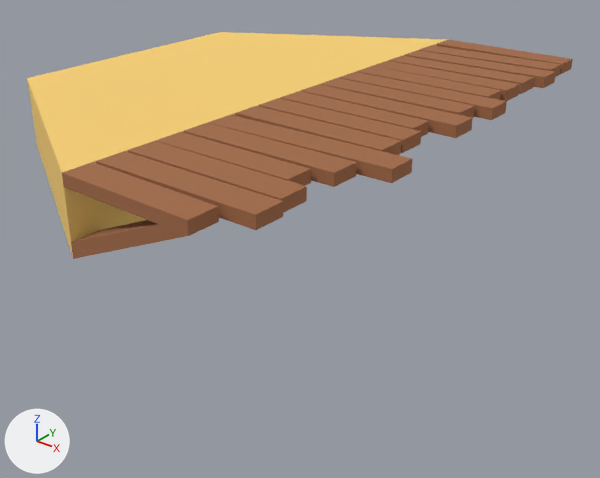
What one commit did to the FBX model Assets/GarbageKing/Art/Locations/TestGeksLocs/desertPort.fbx.
Both versions are drawn from a 50 mm camera at (3.47, -4.37, 2.07) aimed at (0.12, -0.17, -0.54). Lighting does not change. The marker at lower left points along +X, +Y and +Z. Where no turn or scale is listed for an object, it has been applied to the vertices.
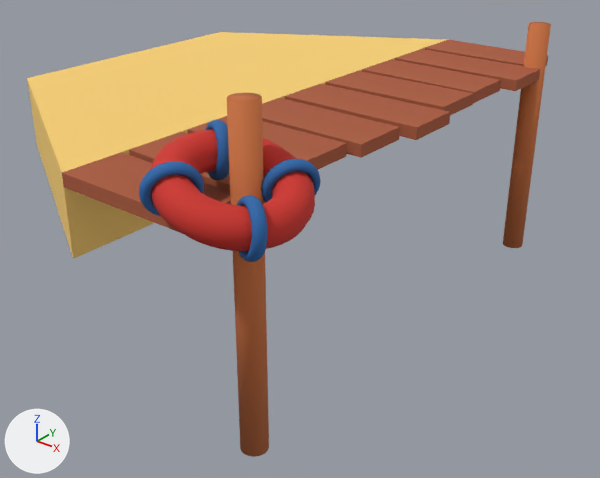
Location of each change, [x1, y1, x2, y2] in pixels of the pictures (600 x 478 px; the box of a moved part takes in the faces that stretch with it):
'Cube', reshaped
    before: [62, 40, 573, 236]
    after: [62, 40, 548, 233]
'Cylinder.001', added (brown)
    after: [227, 22, 551, 457]
'Torus.001', added (red)
    after: [149, 130, 315, 251]
'Torus.003', added (blue)
    after: [139, 120, 321, 262]
'Cube.001', deleted (brown)
    before: [71, 220, 187, 259]
part 1 of me_cube_001, moved or reshaped
    before: [235, 106, 401, 155]
    after: [187, 116, 347, 170]
part 2 of me_cube_001, moved or reshaped
    before: [183, 123, 357, 187]
    after: [262, 98, 400, 158]
part 3 of me_cube_001, moved or reshaped
    before: [339, 72, 507, 120]
    after: [325, 71, 474, 115]
part 4 of me_cube_001, moved or reshaped
    before: [373, 61, 520, 101]
    after: [362, 59, 501, 103]
part 5 of me_cube_001, moved or reshaped
    before: [357, 66, 502, 100]
    after: [395, 49, 540, 91]
part 6 of me_cube_001, deleted (brown)
    before: [208, 115, 413, 183]
part 7 of me_cube_001, deleted (brown)
    before: [301, 84, 473, 138]
part 8 of me_cube_001, deleted (brown)
    before: [388, 55, 534, 94]
part 9 of me_cube_001, deleted (brown)
    before: [258, 98, 421, 153]
part 10 of me_cube_001, deleted (brown)
    before: [404, 50, 556, 88]
part 11 of me_cube_001, cut back
    before: [62, 40, 573, 236]
    after: [62, 40, 548, 204]
part 12 of me_cube_001, surface changed
    both: [62, 173, 180, 233]

The change in detail:
Material 'Material.001' (mat_material_001) is new.
Its texture is img_atlas_jpg.
Its roughness is 0.839.
me_cube_001 is used by ob_cube; location (0.0, 0.0, 0.0).
me_cube_001 had 144 vertices, 108 faces and spanned x 0.0..1.3, y -2.01..2.0, z 0.42..0.5.
me_cube_001 now has 72 vertices, 54 faces and spans x 0.0..1.04, y -2.01..2.0, z 0.42..0.5.
me_cube_001 part 1: the loose piece of 8 vertices spanning x 0.0..1.1, y -0.68..-0.48, z 0.42..0.5 is scaled about its middle by (0.801, 2, 1), then moved by (-0.11, -0.32, 0.0).
me_cube_001 part 2: the loose piece of 8 vertices spanning x 0.0..1.1, y -1.13..-0.92, z 0.42..0.5 is scaled about its middle by (-0.871, 2, 1), then moved by (-0.07, 0.57, 0.0).
me_cube_001 part 3: the loose piece of 8 vertices spanning x 0.0..1.22, y 0.42..0.62, z 0.42..0.5 is scaled about its middle by (0.788, 2, 1), then moved by (-0.13, -0.07, 0.0).
me_cube_001 part 4: the loose piece of 8 vertices spanning x 0.0..1.1, y 0.85..1.06, z 0.42..0.5 is scaled about its middle by (-0.859, 2, 1), then moved by (-0.08, -0.06, 0.0).
me_cube_001 part 5: the loose piece of 8 vertices spanning x 0.0..1.07, y 0.64..0.84, z 0.42..0.5 is scaled about its middle by (0.97, 2, 1), then moved by (-0.02, 0.61, 0.0).
me_cube_001 part 6: the loose piece of 8 vertices spanning x 0.0..1.3, y -0.93..-0.69, z 0.42..0.5 is deleted.
me_cube_001 part 7: the loose piece of 8 vertices spanning x 0.0..1.21, y -0.04..0.18, z 0.42..0.5 is deleted.
me_cube_001 part 8: the loose piece of 8 vertices spanning x 0.0..1.1, y 1.07..1.3, z 0.42..0.5 is deleted.
me_cube_001 part 9: the loose piece of 8 vertices spanning x 0.0..1.1, y -0.46..-0.26, z 0.42..0.5 is deleted.
me_cube_001 part 10: the loose piece of 8 vertices spanning x 0.0..1.16, y 1.3..1.54, z 0.42..0.5 is deleted.
Part 11, on me_cube_001:
54 vertices are removed from x 0.0..1.13, y -1.81..2.0, z 0.42..0.5.
47 faces are deleted.
15 vertices are added at x 0.0..1.04, y -1.65..1.99, z 0.42..0.5.
7 new vertices lie (0.0, 0.0, 0.08) away from vertices in x 0.0..0.98, y -1.65..1.99, z 0.42.
23 new faces join them.
me_cube_001 part 12: 1 kept faces spanning x 0.0..0.93, y -2.01..-2.0, z 0.42..0.5 get new texture (UV) coordinates.
Mesh me_torus_003 is new.
It has 2304 vertices, 2304 faces and spans x 0.628..1.363, y -2.155..-1.389, z 0.365..0.835.
It uses material mat_material_001 (picture img_atlas_jpg).
Mesh me_cylinder_001 is new.
It has 128 vertices, 68 faces and spans x 0.88..1.06, y -1.74..1.69, z -1.0..1.0.
It uses material mat_material_001 (picture img_atlas_jpg).
Mesh me_torus_001 is new.
It has 576 vertices, 576 faces and spans x 0.623..1.369, y -2.162..-1.382, z 0.405..0.795.
It uses material mat_material_001 (picture img_atlas_jpg).
Object 'Cube.001' (ob_cube_001) is deleted.
Object 'Torus.003' (ob_torus_003) is new; it shows me_torus_003.
Its location is (0.0, 0.0, 0.0).
Object 'Cylinder.001' (ob_cylinder_001) is new; it shows me_cylinder_001.
Its location is (0.0, 0.0, 0.0).
Object 'Torus.001' (ob_torus_001) is new; it shows me_torus_001.
Its location is (0.0, 0.0, 0.0).
